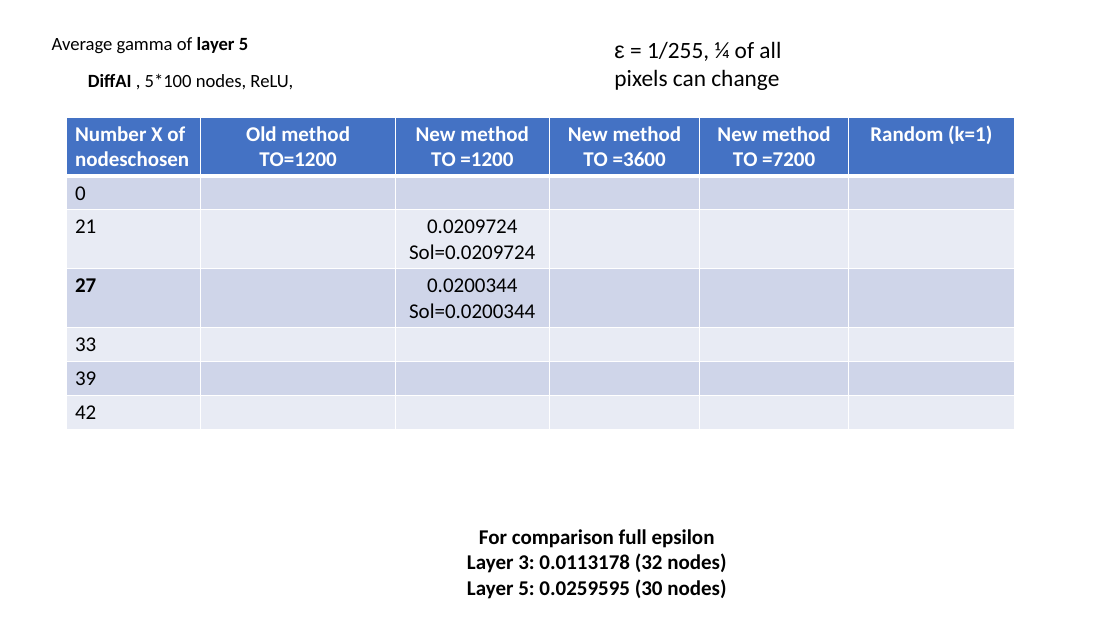
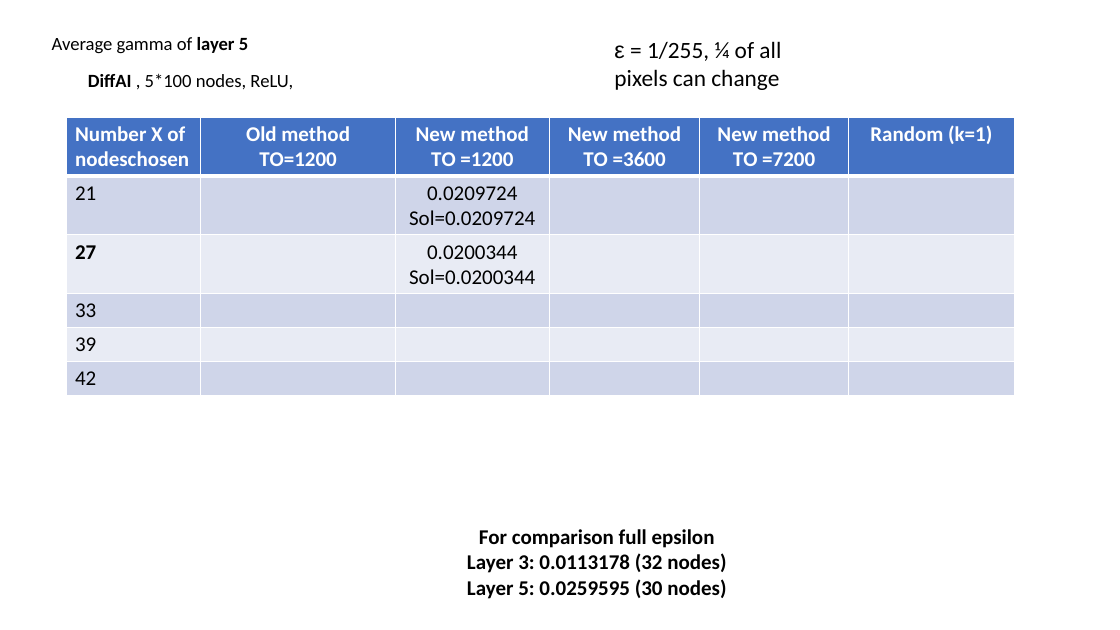
Before and after one commit to blaisegenest/vericompensate, a slide deck: slide 10 of lipschitz/Test.pptx. Drawn at 1120x630 pixels with LibreOffice and Linux fonts; fonts in the diff are those of the drawing. Boxes give left, top, right and bottom in pixels: in the first picture for what was removed or moved away, otherwise in the second. Text is boxed around its words. In the diff, an @@ line names an element or a change of style, - is before the commit and + after.

Commit message:
update table

```diff
--- a/lipschitz/Test.pptx
+++ b/lipschitz/Test.pptx
@@ table at (66,117,1015,396) @@
-row 2: 0 |  |  |  |  | 
```
